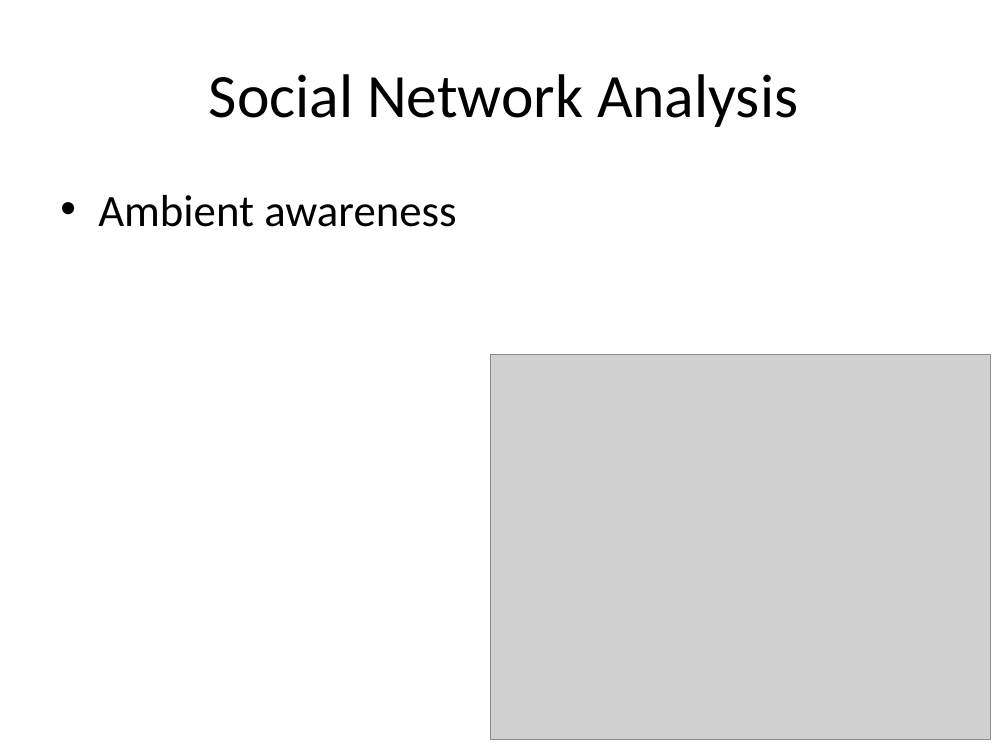
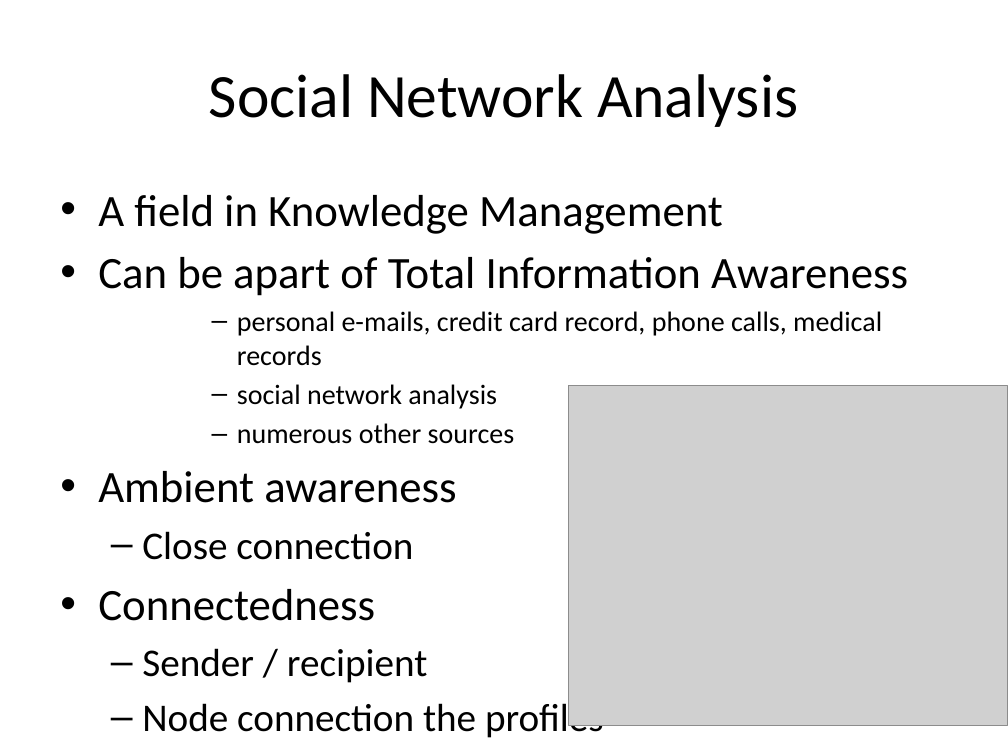
Before and after one commit to isurup/kalle-martin-group, a slide deck: slide 3 of SSE3/MartinPresentation/project.pptx (slide 4 before the commit). Drawn at 1008x756 pixels with LibreOffice and Linux fonts; fonts in the diff are those of the drawing; grey boxes stand for pictures. Boxes give left, top, right and bottom in pixels: in the first picture for what was removed or moved away, otherwise in the second. Text is boxed around its words. In the diff, an @@ line names an element or a change of style, - is before the commit and + after.

```diff
--- a/SSE3/MartinPresentation/project.pptx
+++ b/SSE3/MartinPresentation/project.pptx
@@ text at (x1=98, y1=195, x2=908, y2=444): paragraphs added @@
+• A field in Knowledge Management
+• Can be apart of Total Information Awareness
+      – personal e-mails, credit card record, phone calls, medical records
+      – social network analysis
+      – numerous other sources
@@ picture resized from (x1=491, y1=354, x2=991, y2=740) to (x1=569, y1=386, x2=1008, y2=726) @@
@@ text at (x1=98, y1=531, x2=604, y2=738): paragraphs added @@
+  – Close connection
+• Connectedness
+  – Sender / recipient
+  – Node connection the profiles
```
Also in this commit, not shown: 2 other slides changed, 1 slide added.
